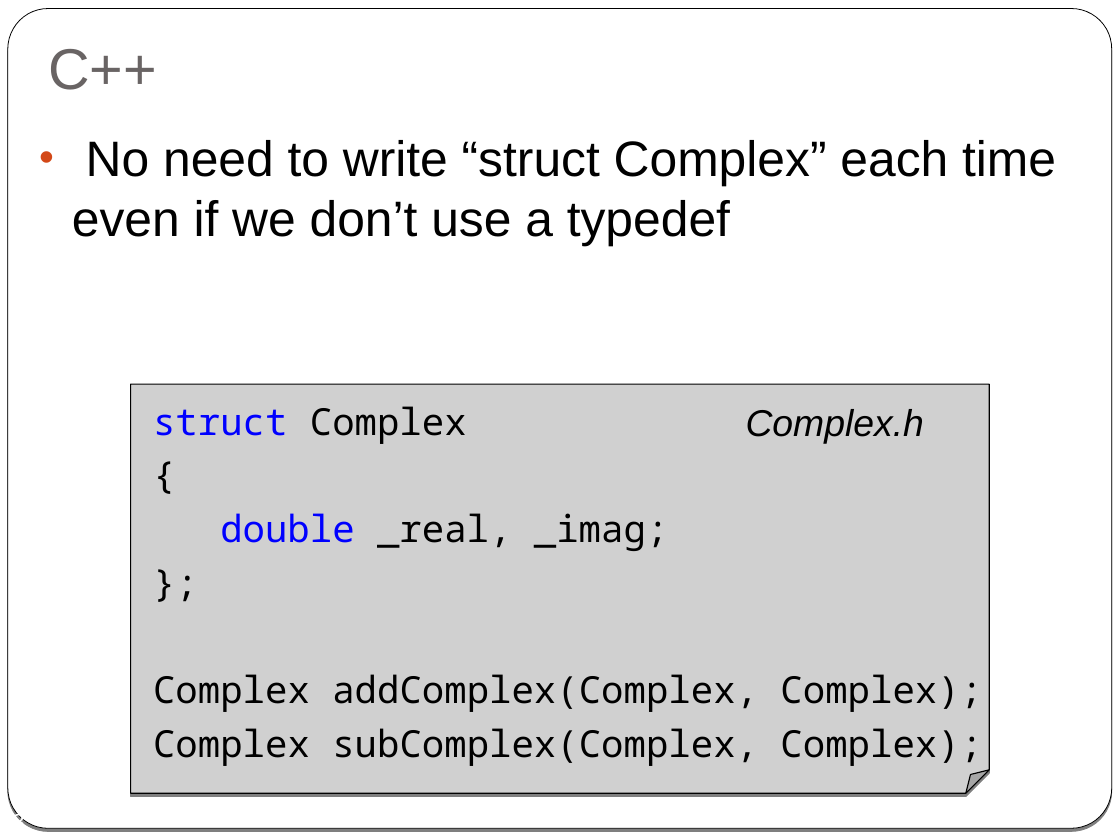
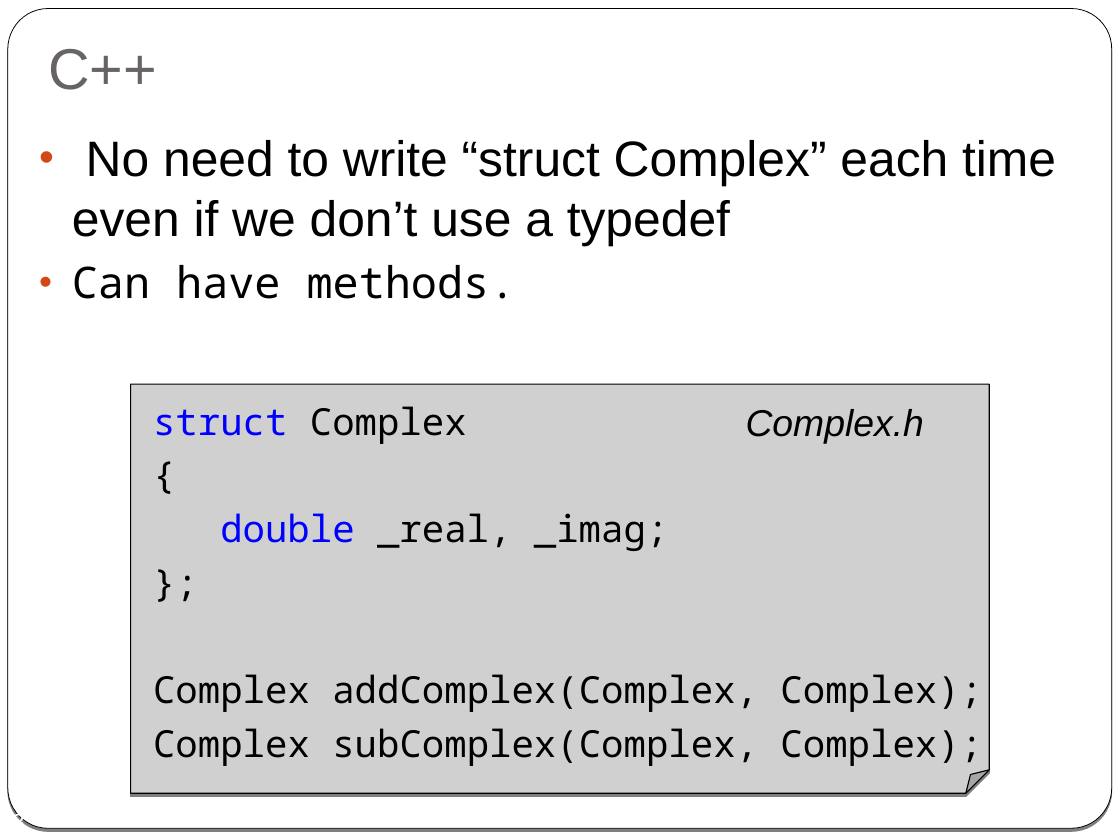
Before and after one commit to cpp-at-ariel/cpp-5778, a slide deck: slide 3 of week02-classes-constructors-destructors/slides.odp. Drawn at 1120x840 pixels with LibreOffice and Linux fonts; fonts in the diff are those of the drawing; grey boxes stand for pictures. Boxes give left, top, right and bottom in pixels: in the first picture for what was removed or moved away, otherwise in the second. Text is boxed around its words. In the diff, an @@ line names an element or a change of style, - is before the commit and + after.

```diff
--- a/week02-classes-constructors-destructors/slides.odp
+++ b/week02-classes-constructors-destructors/slides.odp
@@ text at bbox=[72, 265, 516, 299]: paragraph added @@
+• Can have methods.
```
Also in this commit, not shown: 7 other slides changed, 8 slides removed, 16 other files.
